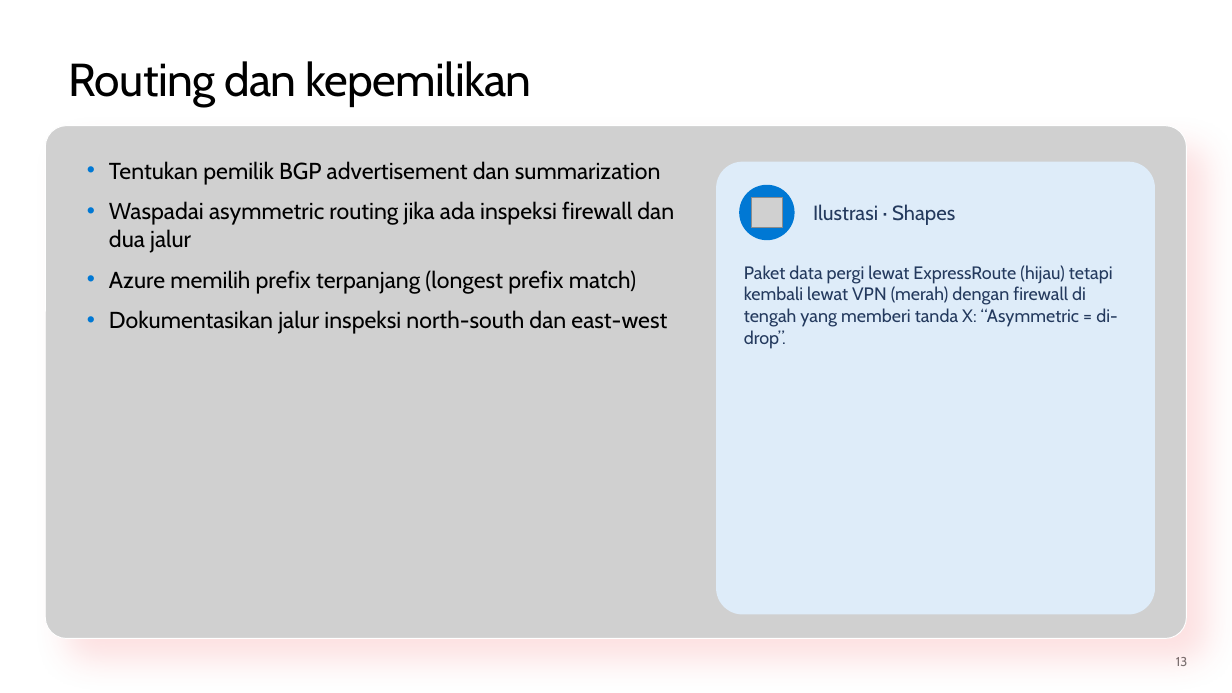
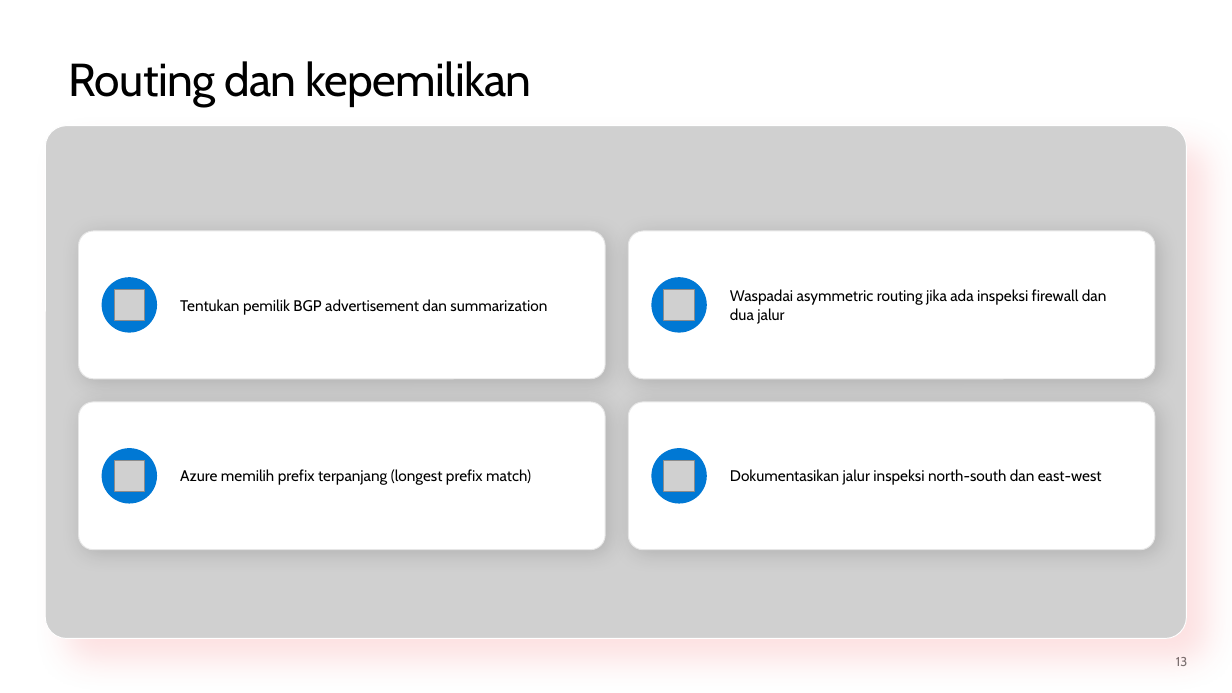
Before and after one commit to medisa-aris/azure-landing-zone-training, a slide deck: slide 13 of slides/pptx/slide_day04_hybrid-connectivity-operations.pptx. Drawn at 1232x693 pixels with LibreOffice and Linux fonts; fonts in the diff are those of the drawing; grey boxes stand for pictures; background and template pictures are left out. Boxes give left, top, right and bottom in pixels: in the first picture for what was removed or moved away, otherwise in the second. Text is boxed around its words. In the diff, an @@ line names an element or a change of style, - is before the commit and + after.

```diff
--- a/slides/pptx/slide_day04_hybrid-connectivity-operations.pptx
+++ b/slides/pptx/slide_day04_hybrid-connectivity-operations.pptx
@@ text removed at [109,161,674,334] @@
-• Tentukan pemilik BGP advertisement dan summarization
-• Waspadai asymmetric routing jika ada inspeksi firewall dan dua jalur
-• Azure memilih prefix terpanjang (longest prefix match)
-• Dokumentasikan jalur inspeksi north-south dan east-west
@@ rounded rectangle removed at [716,162,1155,615] @@
@@ picture removed at [751,197,782,227] @@
@@ text removed at [813,204,955,225] @@
-Ilustrasi · Shapes
@@ rounded rectangle added at [79,231,605,379], fill #FFFFFF, outline #E6E6E6 0.75 pt @@
@@ rounded rectangle added at [628,231,1155,379], fill #FFFFFF, outline #E6E6E6 0.75 pt @@
@@ text removed at [744,265,1117,349] @@
-Paket data pergi lewat ExpressRoute (hijau) tetapi kembali lewat VPN (merah) dengan firewall di tengah yang memberi tanda X: “Asymmetric = di-drop”.
@@ ellipse added at [102,277,157,333], fill #0078D4 @@
@@ picture added at [115,289,145,320] @@
@@ text added at [180,299,547,315], 12 pt, text #000000 @@
+Tentukan pemilik BGP advertisement dan summarization
@@ ellipse: place and size @@
-ellipse at [739,185,795,240]
+ellipse at [652,277,707,333]
@@ picture added at [664,289,694,320] @@
@@ text added at [730,289,1107,324], 12 pt, text #000000 @@
+Waspadai asymmetric routing jika ada inspeksi firewall dan dua jalur
@@ rounded rectangle added at [79,402,605,550], fill #FFFFFF, outline #E6E6E6 0.75 pt @@
@@ rounded rectangle added at [628,402,1155,550], fill #FFFFFF, outline #E6E6E6 0.75 pt @@
@@ ellipse added at [102,448,157,504], fill #0078D4 @@
@@ ellipse added at [652,448,707,504], fill #0078D4 @@
@@ picture added at [115,460,145,491] @@
@@ text added at [180,469,531,485], 12 pt, text #000000 @@
+Azure memilih prefix terpanjang (longest prefix match)
@@ picture added at [664,460,694,491] @@
@@ text added at [730,469,1102,485], 12 pt, text #000000 @@
+Dokumentasikan jalur inspeksi north-south dan east-west
```
Also in this commit, not shown: 51 other slides changed, 7 other files.
